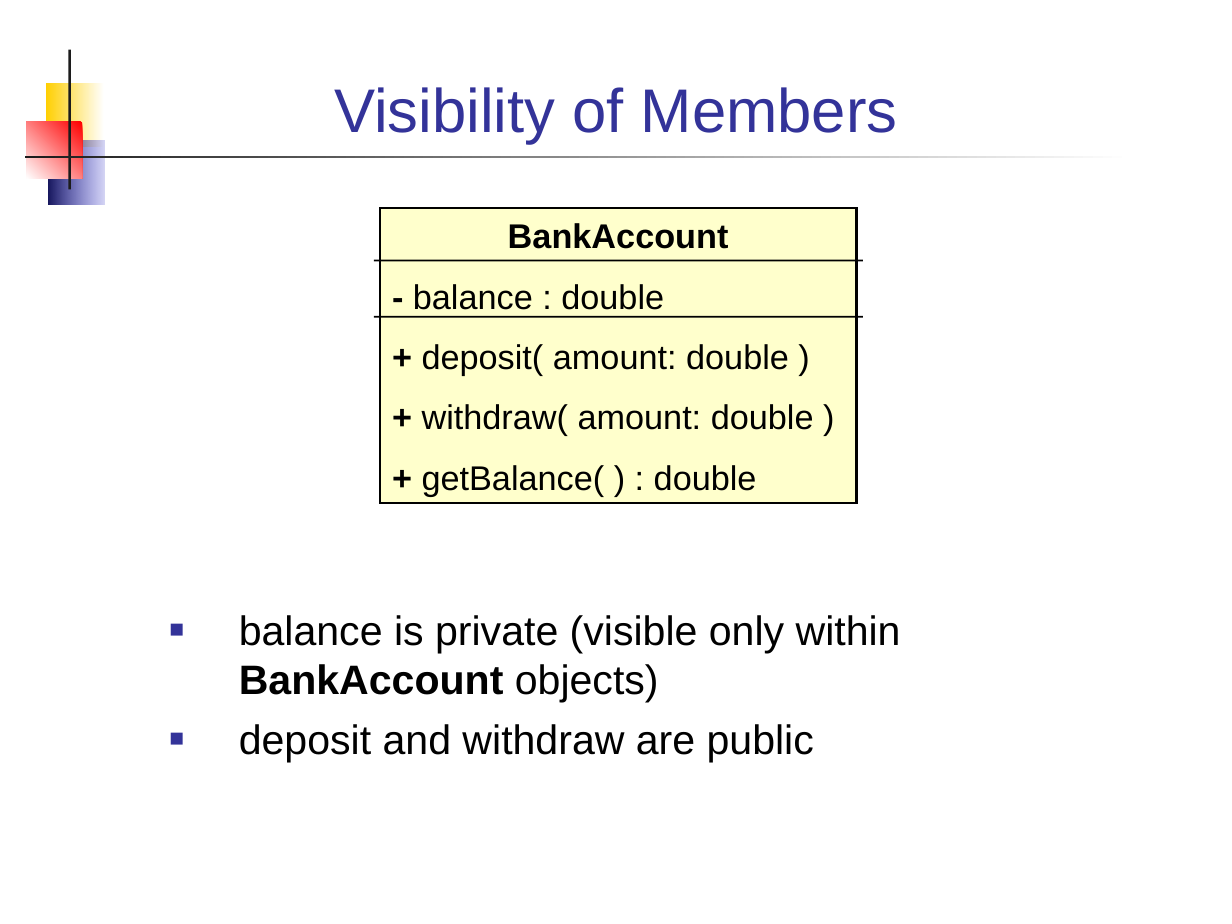
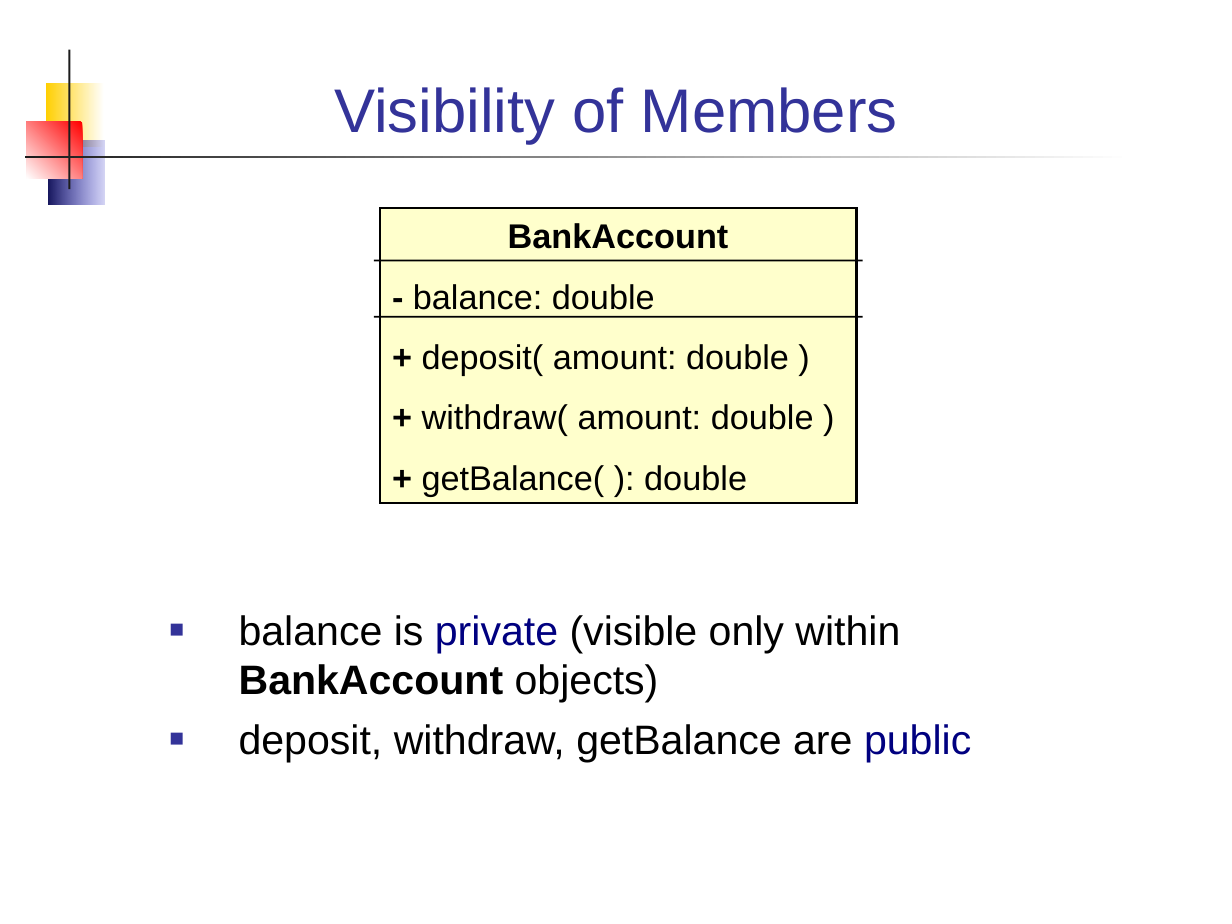
Before and after one commit to skeoop/skeoop.github.io, a slide deck: slide 7 of week2/4-UML-Class-Diagram.ppt. Drawn at 1232x924 pixels with LibreOffice and Linux fonts; fonts in the diff are those of the drawing. Boxes give left, top, right and bottom in pixels: in the first picture for what was removed or moved away, otherwise in the second. Text is boxed around its words. In the diff, an @@ line names an element or a change of style, - is before the commit and + after.

```diff
--- a/week2/4-UML-Class-Diagram.ppt
+++ b/week2/4-UML-Class-Diagram.ppt
@@ text in rectangle at (x1=413, y1=284, x2=655, y2=310): spaces changed @@
-- balance : double
+- balance: double
@@ text in rectangle at (x1=422, y1=465, x2=747, y2=496): spaces changed @@
-+ getBalance( ) : double
++ getBalance( ): double
@@ text at (x1=239, y1=615, x2=900, y2=702): text colour #000000 to #000080 in "private" @@
@@ text at (x1=239, y1=724, x2=971, y2=762): text changed @@
-  ■ deposit and withdraw are public
+  ■ deposit, withdraw, getBalance are public
```
Also in this commit, not shown: 7 other slides changed, 11 other files.
